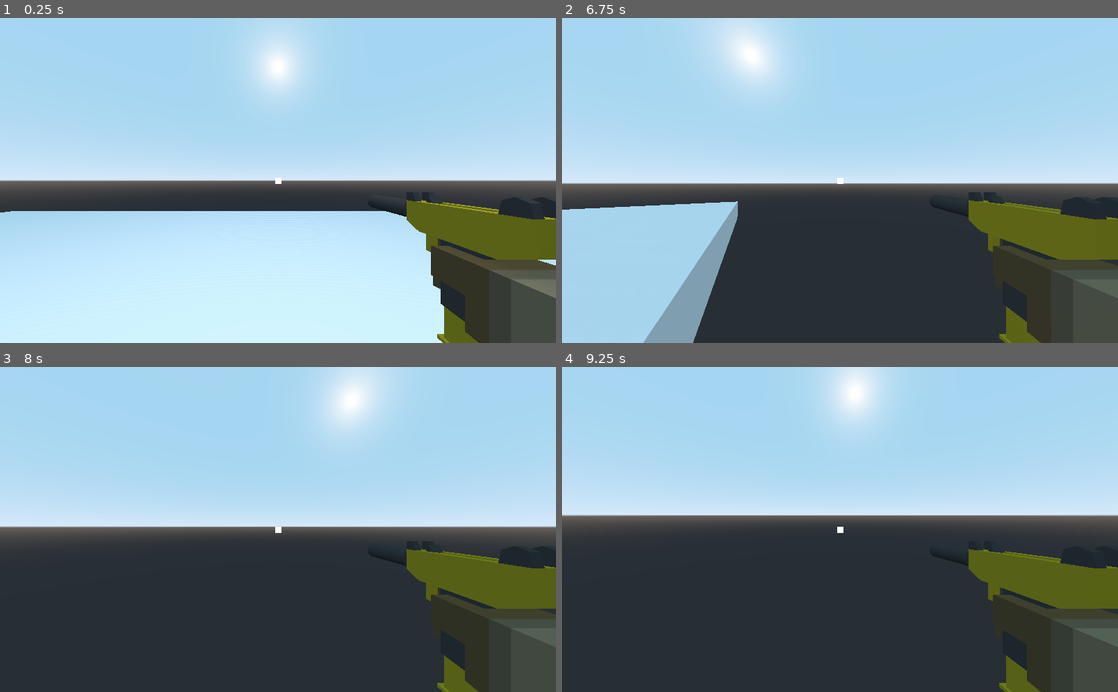
Above: before the commit, frames 1-4 (two rows, left to right).
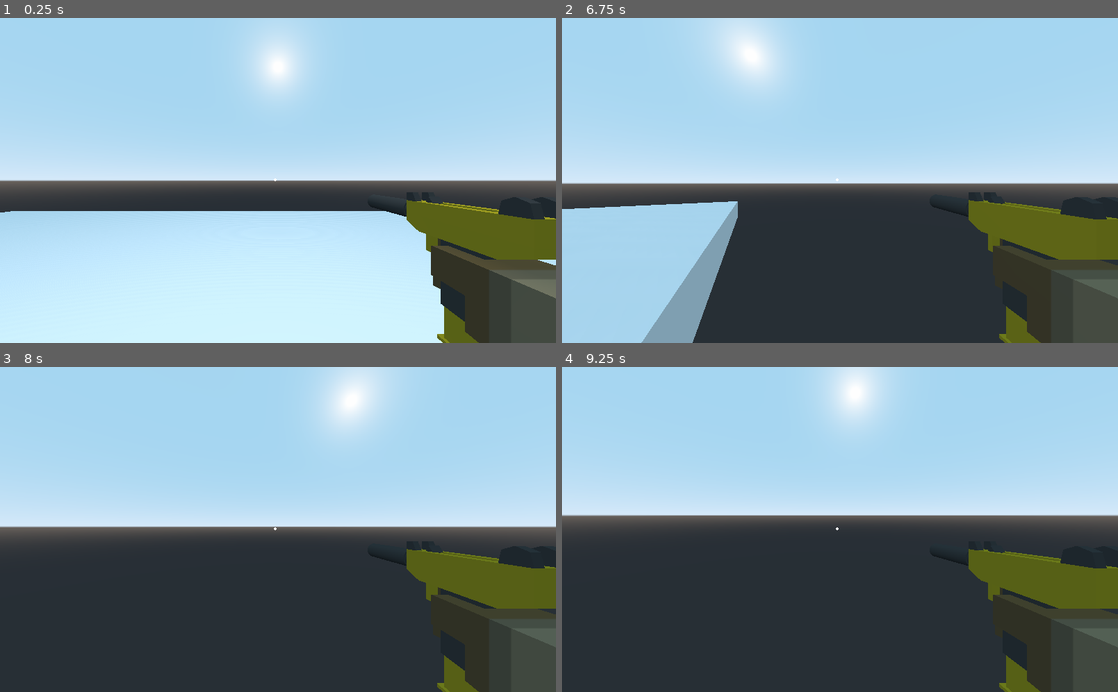
Above: after the commit, the same moments.

Repository: enumox/3d-fps-course
Game: Godot game, scene res://Game.tscn
The game is run twice, just before and just after one commit, with the same random seed, the same clock (stepped at 60 frames per second) and the same inputs.
Inputs (mouse positions are in pixels of both pictures, inside the frame that each line leads up to):
- Up to frame 1 (0.25 s): no input
- Up to frame 2 (6.75 s): move the mouse to (867, 180) at 0.52 s; hold D (move_right) 0.53-1.28 s; hold W (move_front) 0.53-1.28 s; tap Space (jump) at 0.77, 1.52, 3.02, 3.77, 4.52, 6.02 s; move the mouse to (812, 180) at 1.27 s; hold S (move_back) 1.28-2.03 s; click (812, 180) at 1.35 s; move the mouse to (851, 174) at 2.02 s; hold W (move_front) 2.03-2.78 s; hold D (move_right) 2.03-3.53 s; move the mouse to (834, 187) at 2.77 s; click (834, 187) at 2.85 s; move the mouse to (878, 183) at 3.52 s; hold W (move_front) 3.53-4.28 s; hold A (move_left) 3.53-5.03 s; tap R (reload) at 4.15 s; move the mouse to (795, 177) at 4.27 s; click (795, 177) at 4.35 s; move the mouse to (845, 180) at 5.02 s; hold S (move_back) 5.03-5.78 s; hold W (move_front) 5.03-5.78 s; move the mouse to (817, 174) at 5.77 s; hold D (move_right) from 5.78 s (still down); click (817, 174) at 5.85 s; move the mouse to (867, 180) at 6.52 s; hold W (move_front) from 6.53 s (still down)
- Up to frame 3 (8 s): keep holding D (move_right); tap Space (jump) at 6.77, 7.52 s; move the mouse to (250, 529) at 7.27 s; release W (move_front) at 7.28 s; click (250, 529) at 7.35 s
- Up to frame 4 (9.25 s): move the mouse to (851, 523) at 8.02 s; release D (move_right) at 8.03 s; hold S (move_back) 8.03-8.78 s; hold W (move_front) 8.03-8.78 s; tap Enter at 8.75 s; move the mouse to (834, 536) at 8.77 s; hold A (move_left) from 8.78 s (still down); click (834, 536) at 8.85 s; tap Space (jump) at 9.02 s

The runs differ from the first frame. In frame 1, less than 0.1% of the frame differs, in the area x 49-51%, y 49-52%; in frame 2, 0.2%, in the area x 0-81%, y 49-100%; in frame 3, less than 0.1%; in frame 4, less than 0.1%.

Commit message:
Added particle effect to weapons hit point

Diff:
--- a/final-project/Game.tscn
+++ b/final-project/Game.tscn
@@ -44,8 +44,9 @@
 anchor_bottom = 0.5
 margin_left = -5.5
 margin_top = -5.5
-margin_right = 5.5
-margin_bottom = 5.5
+margin_right = -0.5
+margin_bottom = -0.5
+rect_rotation = 45.0
 
 [node name="MeshInstance" type="MeshInstance" parent="."]
 transform = Transform( 1, 0, 0, 0, 1, 0, 0, 0, 1, 0, 2, 9 )
--- a/final-project/player/Player.tscn
+++ b/final-project/player/Player.tscn
@@ -65,9 +65,10 @@
 }
 
 [sub_resource type="BoxShape" id=5]
-extents = Vector3( 0.5, 1.09245, 1 )
+extents = Vector3( 0.5, 0.5, 1 )
 
 [node name="Player" type="KinematicBody"]
+collision_layer = 2
 script = ExtResource( 1 )
 
 [node name="Body" type="Spatial" parent="."]
--- /dev/null
+++ b/final-project/weapons/BulletHitParticle.tscn
@@ -0,0 +1,44 @@
+[gd_scene load_steps=7 format=2]
+
+[sub_resource type="Curve" id=1]
+_data = [ Vector2( 0, 1 ), 0.0, -1.8886, 0, 0, Vector2( 1, 0 ), -5.53048, 0.0, 0, 0 ]
+
+[sub_resource type="CurveTexture" id=2]
+curve = SubResource( 1 )
+
+[sub_resource type="ParticlesMaterial" id=3]
+emission_shape = 2
+emission_box_extents = Vector3( 1, 1, 1 )
+initial_velocity = 30.0
+initial_velocity_random = 1.0
+angular_velocity = 0.0
+radial_accel = 7.8
+scale_curve = SubResource( 2 )
+
+[sub_resource type="SpatialMaterial" id=4]
+params_billboard_mode = 2
+albedo_color = Color( 1, 0.733333, 0.027451, 1 )
+metallic_specular = 1.0
+emission_enabled = true
+emission = Color( 0.968627, 0.733333, 0.113725, 1 )
+emission_energy = 5.0
+emission_operator = 0
+emission_on_uv2 = false
+
+[sub_resource type="QuadMesh" id=5]
+material = SubResource( 4 )
+size = Vector2( 0.25, 0.25 )
+
+[sub_resource type="GDScript" id=6]
+script/source = "extends Particles
+
+"
+
+[node name="BulletHitParticle" type="Particles"]
+emitting = false
+amount = 12
+lifetime = 0.05
+one_shot = true
+process_material = SubResource( 3 )
+draw_pass_1 = SubResource( 5 )
+script = SubResource( 6 )
--- a/final-project/weapons/Weapon.gd
+++ b/final-project/weapons/Weapon.gd
@@ -5,6 +5,8 @@
 
 onready var timer : Timer = $Timer
 onready var animation_player : AnimationPlayer = $AnimationPlayer
+
+const PARTICLE_EFFECT := preload("res://weapons/BulletHitParticle.tscn")
 
 export var fire_rate := 5
 export var clip_size := 10
@@ -35,6 +37,11 @@
 	current_clip_ammo -= 1
 	if aim.is_colliding():
 		emit_signal("collider_hit", aim.get_collider(), aim.get_collision_point())
+		var particle = PARTICLE_EFFECT.instance()
+		add_child(particle)
+		particle.set_as_toplevel(true)
+		particle.global_transform.origin = aim.get_collision_point()
+		particle.emitting = true
 
 
 func _reload() -> void:
